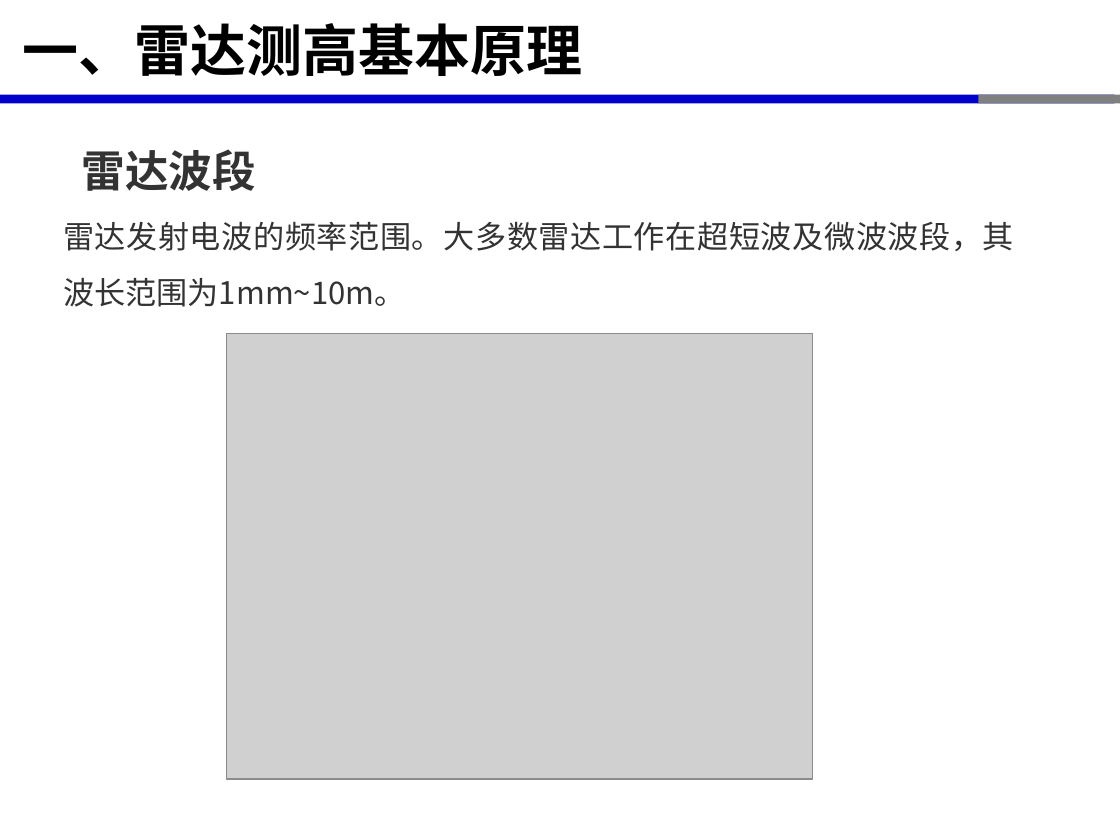
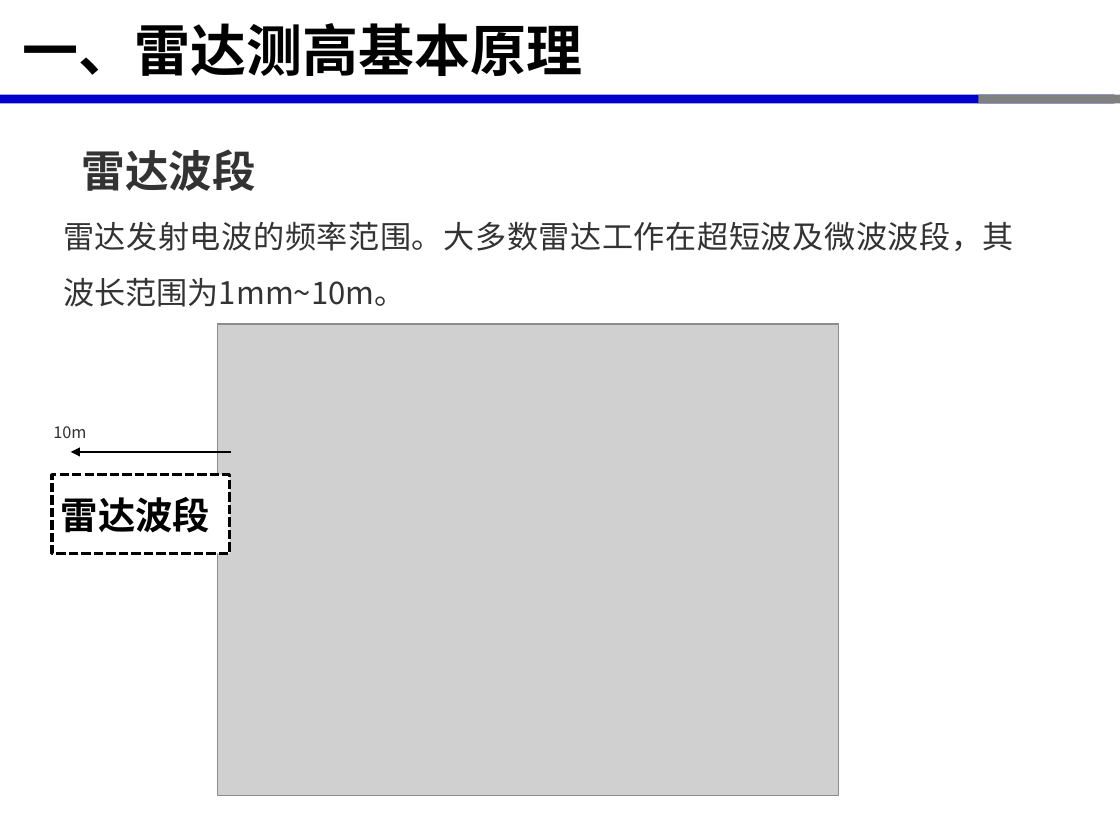
Before and after one commit to xinluo2018/satellite-altimetry-course, a slide deck: slide 5 of 第2章-星载雷达测高原理-2学时/第2章-星载雷达测高原理-2学时.pptx. Drawn at 1120x840 pixels with LibreOffice and Linux fonts; fonts in the diff are those of the drawing; grey boxes stand for pictures. Boxes give left, top, right and bottom in pixels: in the first picture for what was removed or moved away, otherwise in the second. Text is boxed around its words. In the diff, an @@ line names an element or a change of style, - is before the commit and + after.

```diff
--- a/第2章-星载雷达测高原理-2学时/第2章-星载雷达测高原理-2学时.pptx
+++ b/第2章-星载雷达测高原理-2学时/第2章-星载雷达测高原理-2学时.pptx
@@ picture: place and size @@
-picture at <box>226,334,812,778</box>
+picture at <box>217,324,839,795</box>
@@ text added at <box>53,426,86,438</box>, 10.5 pt, text #333333 @@
+10m
@@ rectangle added at <box>52,475,230,553</box>, fill #FFFFFF, outline #000000 2 pt dashed, 24 pt, text #000000, bold @@
+雷达波段
@@ arrow added from (231, 452) to (71, 452), #000000 1.5 pt @@
```
Also in this commit, not shown: 14 other slides changed, 9 slides added, 2 slides removed, 10 other files.
